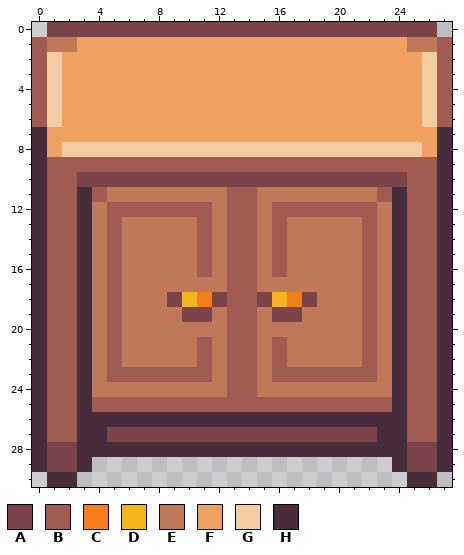
A pixel-art file gets an edit: assets/sprites/projects/wardrobe.aseprite. This is how it looked before the edit.
28x31 pixels, 1 frame.
Palette (. is transparent): A #7a444a  B #a05b53  C #f47e1b  D #f4b41b  E #bf7958  F #eea160  G #f4cca1  H #472d3c
After:
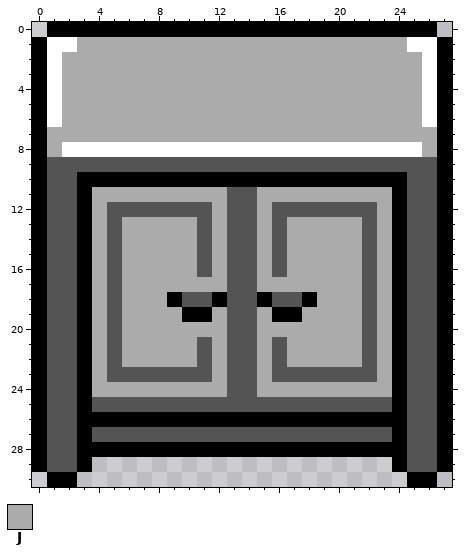
Colours new in this view: J #ababab
The edit:
@@ palette @@
-B #a05b53
+B #545454
-G #f4cca1
+G #ffffff
-H #472d3c
+H #000000
@@ x 0..27 @@
- 0 .AAAAAAAAAAAAAAAAAAAAAAAAAA.
- 1 BEEFFFFFFFFFFFFFFFFFFFFFFEEB
- 2 BGFFFFFFFFFFFFFFFFFFFFFFFFGB
- 3 BGFFFFFFFFFFFFFFFFFFFFFFFFGB
- 4 BGFFFFFFFFFFFFFFFFFFFFFFFFGB
- 5 BGFFFFFFFFFFFFFFFFFFFFFFFFGB
- 6 BGFFFFFFFFFFFFFFFFFFFFFFFFGB
- 7 HFFFFFFFFFFFFFFFFFFFFFFFFFFH
- 8 HFGGGGGGGGGGGGGGGGGGGGGGGGFH
+ 0 .HHHHHHHHHHHHHHHHHHHHHHHHHH.
+ 1 HGGJJJJJJJJJJJJJJJJJJJJJJGGH
+ 2 HGJJJJJJJJJJJJJJJJJJJJJJJJGH
+ 3 HGJJJJJJJJJJJJJJJJJJJJJJJJGH
+ 4 HGJJJJJJJJJJJJJJJJJJJJJJJJGH
+ 5 HGJJJJJJJJJJJJJJJJJJJJJJJJGH
+ 6 HGJJJJJJJJJJJJJJJJJJJJJJJJGH
+ 7 HJJJJJJJJJJJJJJJJJJJJJJJJJJH
+ 8 HJGGGGGGGGGGGGGGGGGGGGGGGGJH
  9 HBBBBBBBBBBBBBBBBBBBBBBBBBBH
-10 HBBAAAAAAAAAAAAAAAAAAAAAABBH
-11 HBBHBEEEEEEEEBBEEEEEEEEBHBBH
-12 HBBHEBBBBBBBEBBEBBBBBBBEHBBH
-13 HBBHEBEEEEEBEBBEBEEEEEBEHBBH
-14 HBBHEBEEEEEBEBBEBEEEEEBEHBBH
-15 HBBHEBEEEEEBEBBEBEEEEEBEHBBH
-16 HBBHEBEEEEEBEBBEBEEEEEBEHBBH
-17 HBBHEBEEEEEEEBBEEEEEEEBEHBBH
-18 HBBHEBEEEADCABBADCAEEEBEHBBH
-19 HBBHEBEEEEAAEBBEAAEEEEBEHBBH
-20 HBBHEBEEEEEEEBBEEEEEEEBEHBBH
-21 HBBHEBEEEEEBEBBEBEEEEEBEHBBH
-22 HBBHEBEEEEEBEBBEBEEEEEBEHBBH
-23 HBBHEBBBBBBBEBBEBBBBBBBEHBBH
-24 HBBHEEEEEEEEEBBEEEEEEEEEHBBH
+10 HBBHHHHHHHHHHHHHHHHHHHHHHBBH
+11 HBBHJJJJJJJJJBBJJJJJJJJJHBBH
+12 HBBHJBBBBBBBJBBJBBBBBBBJHBBH
+13 HBBHJBJJJJJBJBBJBJJJJJBJHBBH
+14 HBBHJBJJJJJBJBBJBJJJJJBJHBBH
+15 HBBHJBJJJJJBJBBJBJJJJJBJHBBH
+16 HBBHJBJJJJJBJBBJBJJJJJBJHBBH
+17 HBBHJBJJJJJJJBBJJJJJJJBJHBBH
+18 HBBHJBJJJHBBHBBHBBHJJJBJHBBH
+19 HBBHJBJJJJHHJBBJHHJJJJBJHBBH
+20 HBBHJBJJJJJJJBBJJJJJJJBJHBBH
+21 HBBHJBJJJJJBJBBJBJJJJJBJHBBH
+22 HBBHJBJJJJJBJBBJBJJJJJBJHBBH
+23 HBBHJBBBBBBBJBBJBBBBBBBJHBBH
+24 HBBHJJJJJJJJJBBJJJJJJJJJHBBH
 25 HBBHBBBBBBBBBBBBBBBBBBBBHBBH
 26 HBBHHHHHHHHHHHHHHHHHHHHHHBBH
-27 HBBHHAAAAAAAAAAAAAAAAAAHHBBH
-28 HAAHHHHHHHHHHHHHHHHHHHHHHAAH
-29 HAAH....................HAAH
+27 HBBHBBBBBBBBBBBBBBBBBBBBHBBH
+28 HBBHHHHHHHHHHHHHHHHHHHHHHBBH
+29 HBBH....................HBBH
 30 .HH......................HH.
